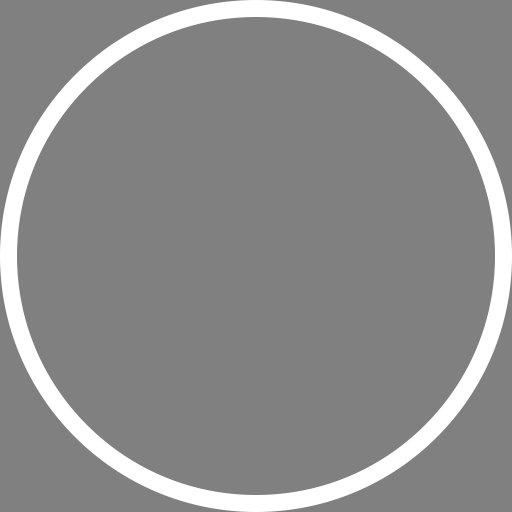
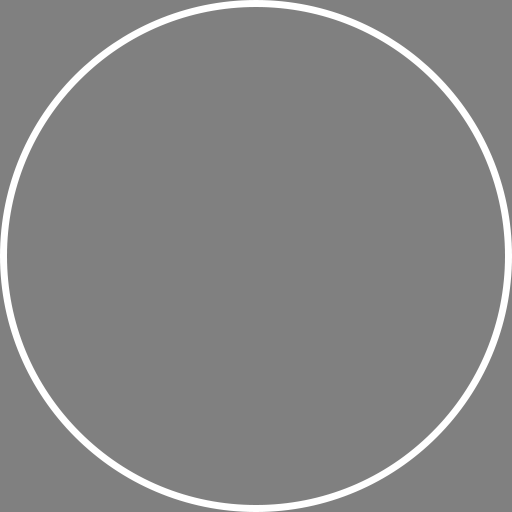
Comparing the layer stacks of the two 512 x 512 images. Changes:
painted on "Ellipse 1" over 7, 7, 505, 505
